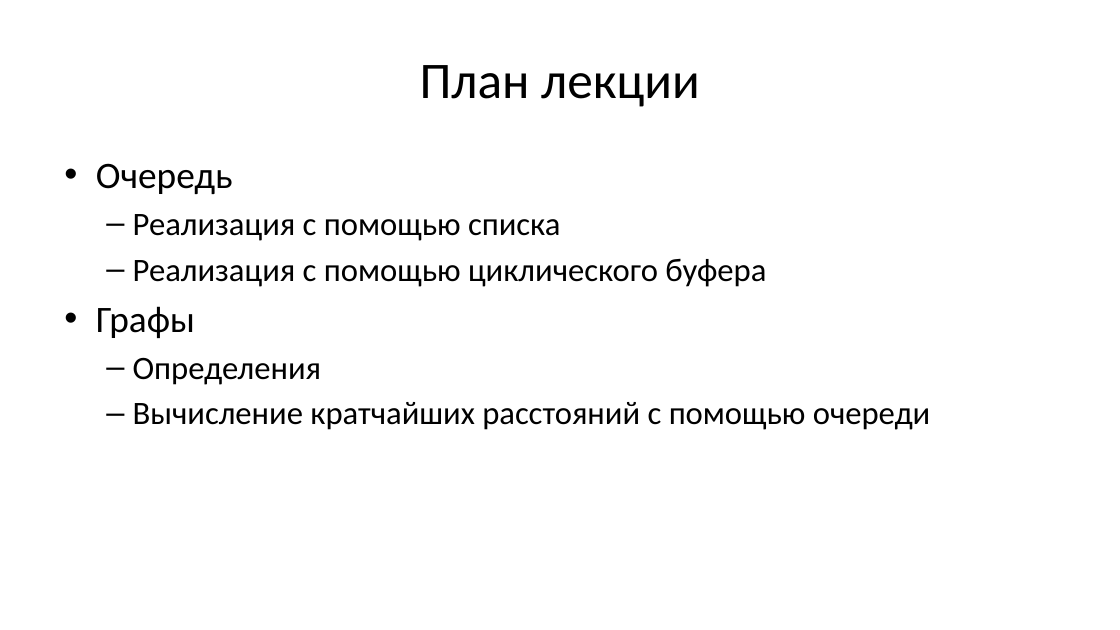
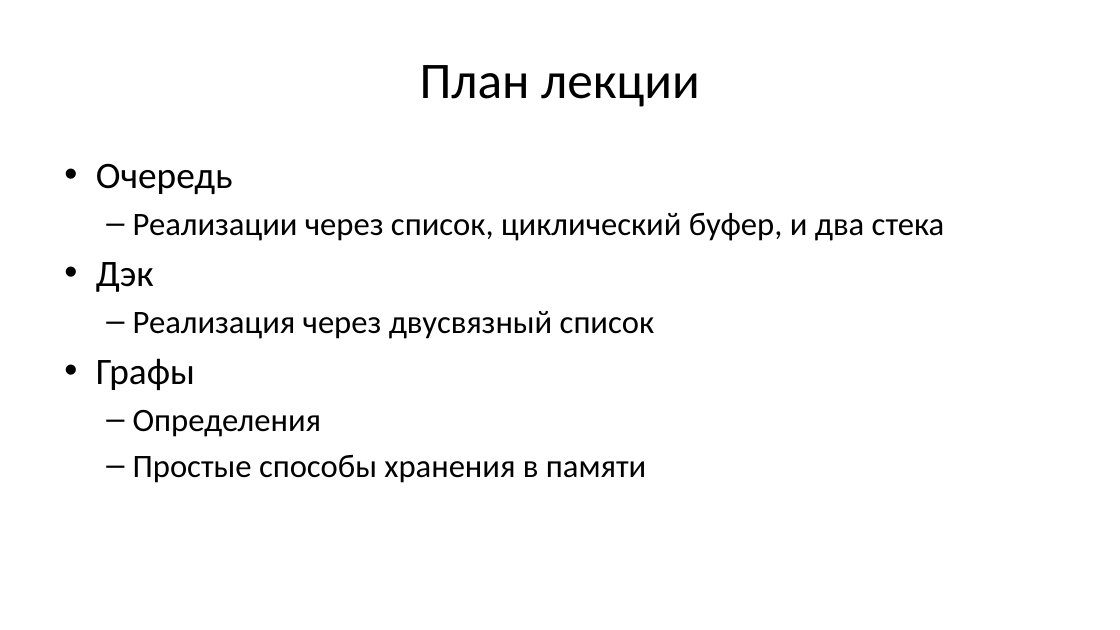
Before and after one commit to Evgueni-Petrov-aka-espetrov/Algorithms-and-Programming-in-C-pptx, a slide deck: slide 2 of 09 Списки (окончание) Графы.pptx. Drawn at 1120x630 pixels with LibreOffice and Linux fonts; fonts in the diff are those of the drawing. Boxes give left, top, right and bottom in pixels: in the first picture for what was removed or moved away, otherwise in the second. Text is boxed around its words. In the diff, an @@ line names an element or a change of style, - is before the commit and + after.

```diff
--- a/09 Списки (окончание) Графы.pptx
+++ b/09 Списки (окончание) Графы.pptx
@@ text at <box>96,212,945,339</box>: text changed @@
-  – Реализация с помощью списка
-  – Реализация с помощью циклического буфера
+  – Реализации через список, циклический буфер, и два стека
+• Дэк
+  – Реализация через двусвязный список
@@ text at <box>133,454,646,483</box>: text changed @@
-  – Вычисление кратчайших расстояний с помощью очереди
+  – Простые способы хранения в памяти
```
Also in this commit, not shown: 16 other slides changed, 88 slides added, 14 slides removed.
